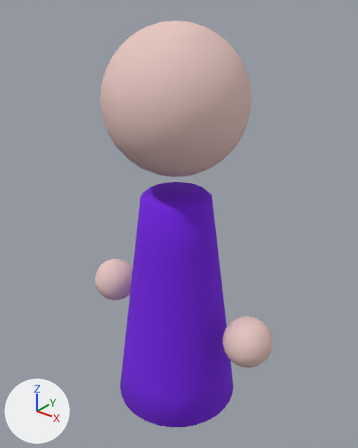
An edit to the Blender file assets/avatar/avatar.blend, drawn before and after from the same camera.
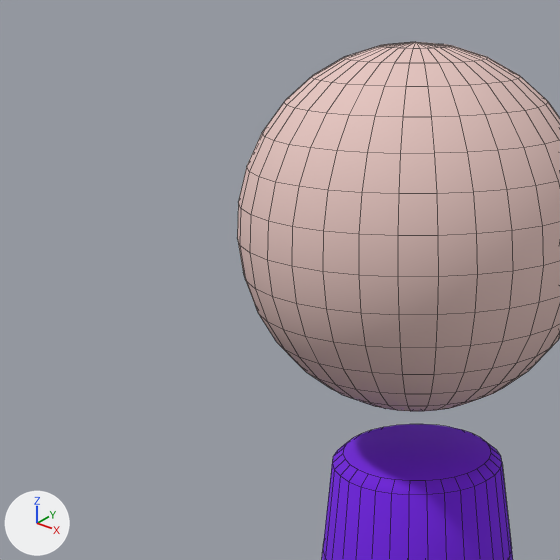
Each version appears first whole from a camera (50 mm lens) standing at (4.2, -5.19, 6.45) and looking at (0.01, 0.05, 3.2), and next in a close-up on the part from 0% to 66% of the width and 1% to 53% of the height. Arrows for +X, +Y and +Z are at lower left; the lights stay in place. The older version's two pictures come first. The close-ups show mesh edges as thin lines.

Objects in the first close-up: 'Avatar'.
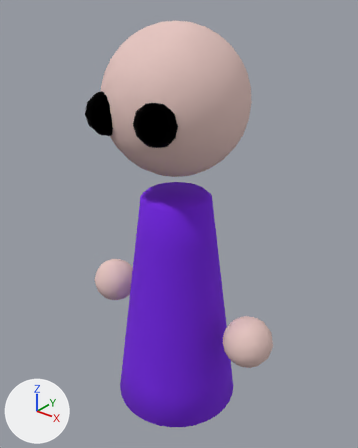
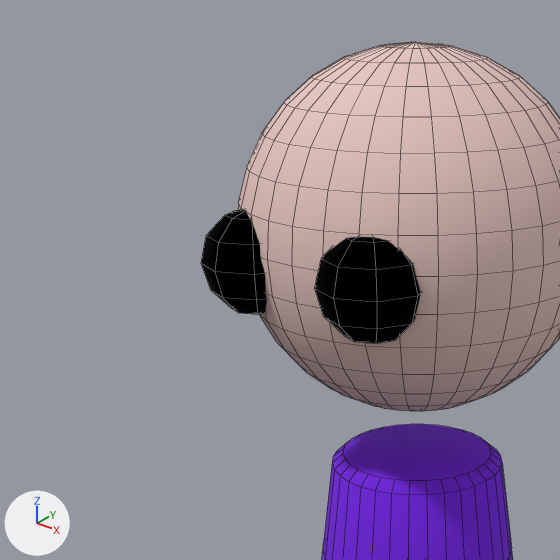
Pixel boxes (x1, y1, x2, y2) of what changed, in the close-ups (560 x 560 px):
'Avatar', reshaped: before (237, 42, 560, 560); after (201, 42, 560, 560)
part 1 of me_cube_001, added (black): after (201, 209, 267, 315)
part 2 of me_cube_001, added (black): after (314, 237, 421, 344)

The change, as a list of edits to the scene's bpy script:
```text
Add mat_eye:
    mat_eye = principled_material('Eye')
    mat_eye.base_color = (0.0, 0.0, 0.0)  # black #000000
    mat_eye.metallic = 1.0
    mat_eye.roughness = 1.0
Change me_cube_001:
    used by ob_avatar; location = (0.0, 0.0, 0.0)
    remove me_cube_001.from_pydata(...)  # 998 vertices, 1026 faces; spans x -1.73..1.73, y -1.0..1.0, z 0.08..6.03
    add me_cube_001.from_pydata(...)  # 1082 vertices, 1122 faces; spans x -1.73..1.73, y -1.1..1.0, z 0.08..6.03
    me_cube_001 part 1: a new loose piece, a UV sphere (8 segments, 6 rings, poles along z) spanning x -0.76..-0.18, y -1.1..-0.52, z 4.66..5.24, in mat_eye (black #000000)
    me_cube_001 part 2: a new loose piece, a UV sphere (8 segments, 6 rings, poles along z) spanning x 0.08..0.66, y -1.1..-0.52, z 4.66..5.24, in mat_eye (black #000000)
    add me_cube_001.materials.append(mat_eye)  # black #000000
```
